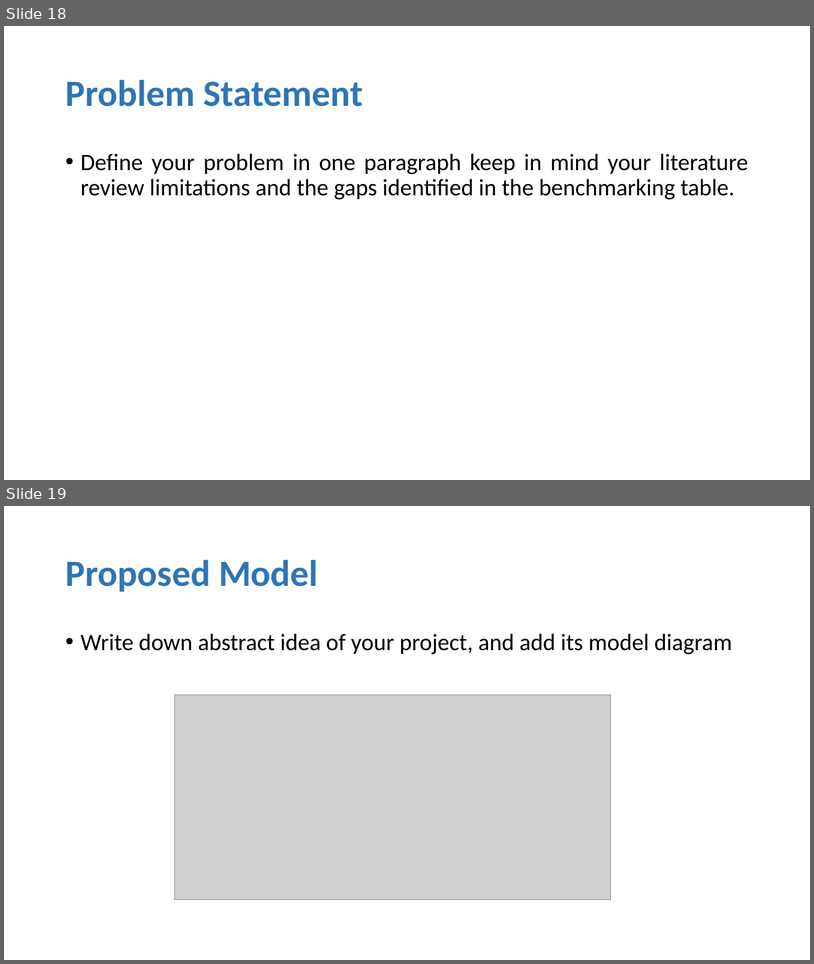
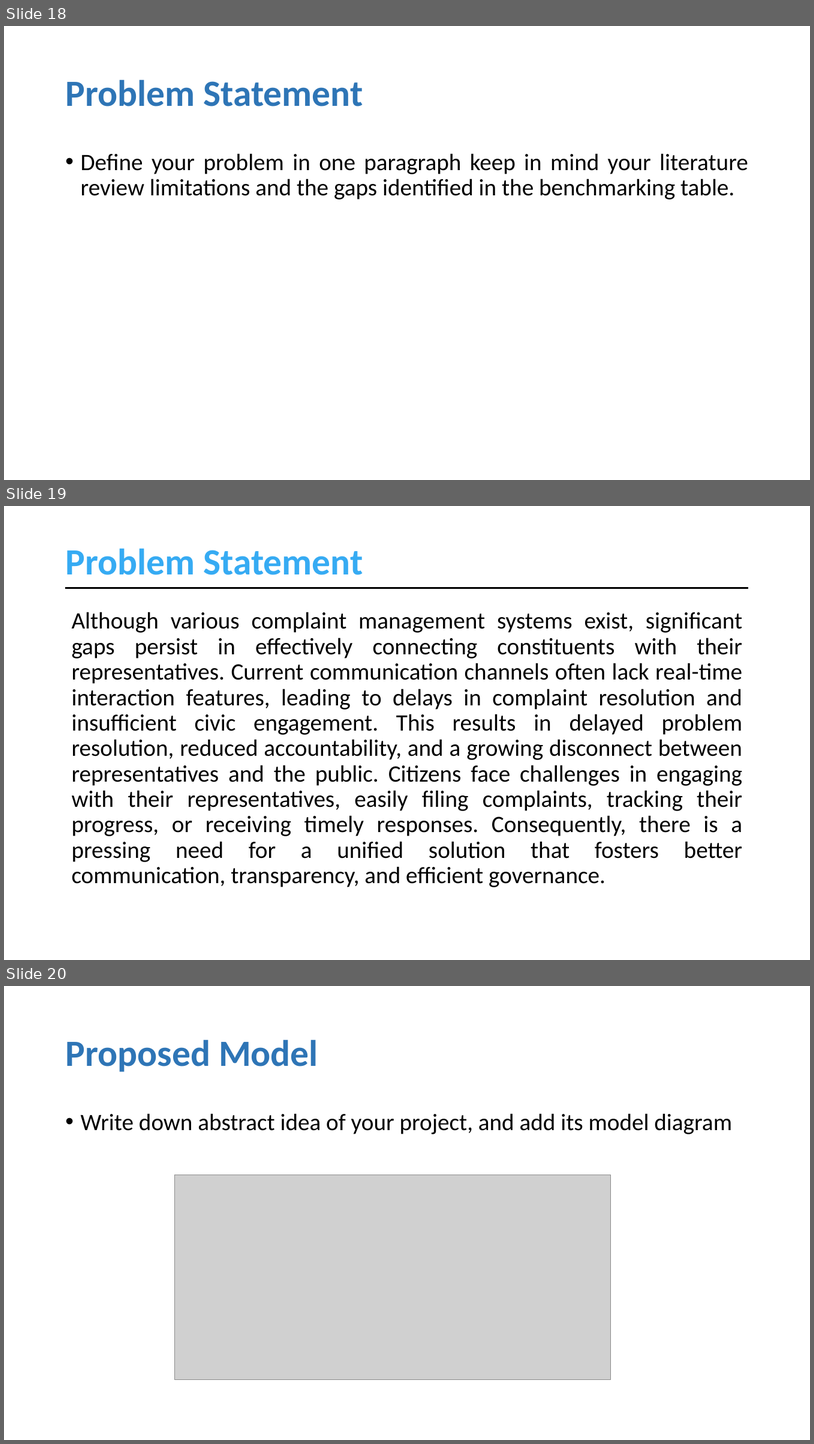
Before and after one commit to muhammadahsanmirza/fyp-constituency-connect, a slide deck: 4- Idea Evaluation/Idea Evaluation Slides - Working Draft.pptx. Shown one above the other, each under a label of ours: slides 18 and 19 before the commit, slides 18, 19 and 20 after it. The pictures are 814x964 and 814x1444 pixels, drawn with LibreOffice and Linux fonts; fonts in the diff are those of the drawing; grey boxes stand for pictures. Boxes give left, top, right and bottom in pixels: in the first picture for what was removed or moved away, otherwise in the second. Text is boxed around its words. In the diff, an @@ line names an element or a change of style, - is before the commit and + after.

Commit message:
Add Problem Statement and proposed Solution

```diff
--- a/4- Idea Evaluation/Idea Evaluation Slides - Working Draft.pptx
+++ b/4- Idea Evaluation/Idea Evaluation Slides - Working Draft.pptx
@@ slide 19 added at (4, 506, 810, 960), background #FFFFFF @@
@@ title added at (65, 548, 363, 575), 44 pt, text #36ABF3, bold @@
+Problem Statement
@@ line added from (66, 588) to (749, 588), #000000 2.25 pt @@
@@ text added at (72, 612, 743, 887), 28 pt, text #000000 @@
+Although various complaint management systems exist, significant gaps persist in effectively connecting constituents with their representatives. Current communication channels often lack real-time interaction features, leading to delays in complaint resolution and insufficient civic engagement. This results in delayed problem resolution, reduced accountability, and a growing disconnect between representatives and the public. Citizens face challenges in engaging with their representatives, easily filing complaints, tracking their progress, or receiving timely responses. Consequently, there is a pressing need for a unified solution that fosters better communication, transparency, and efficient governance.
@@ what was slide 19 is now slide 20 @@
```
Also in this commit, not shown: 14 slides changed, 2 other slides added.
